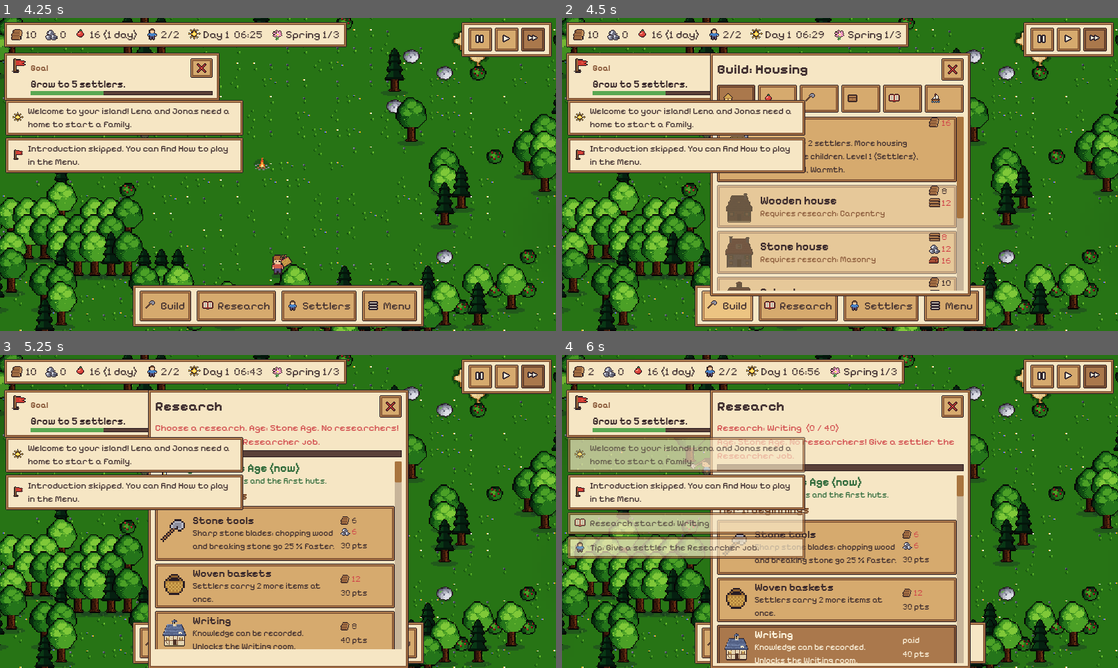
Above: before the commit, frames 1-4 (two rows, left to right).
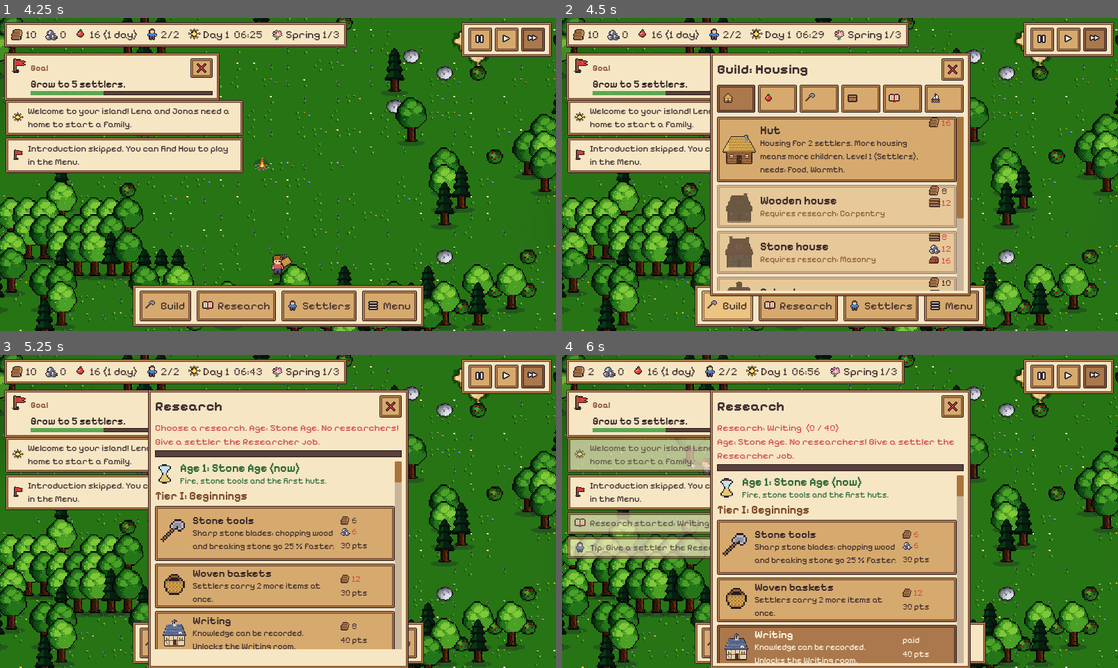
Above: after the commit, the same moments.

Repository: roderichpralle-a11y/New_World
Game: Godot game, scene res://scenes/main.tscn
The game is run twice, just before and just after one commit, with the same random seed, the same clock (stepped at 60 frames per second) and the same inputs.
Inputs (mouse positions are in pixels of both pictures, inside the frame that each line leads up to):
- Up to frame 1 (4.25 s): click "Start game" at 0.5 s; click "Skip" at 1.25 s; click (478, 39) at 2.02 s; click (505, 39) at 2.77 s; click (533, 39) at 3.52 s
- Up to frame 2 (4.5 s): click "Build" at 4.25 s
- Up to frame 3 (5.25 s): click "Research" at 5 s
- Up to frame 4 (6 s): click "Settlers" at 5.75 s

Frame 1 is identical in both runs. In frame 2, 3.5% of the frame differs, in the area x 26-44%, y 26-50%; in frame 3, 2.0%; in frame 4, 3.9%, in the area x 26-44%, y 26-66%.

Commit message:
Wire the challenge features together and add an integration self-test
- Quests size the winter-wood quest and the winter quest weight from the
  winter forecast the settlers already know (Seasons.winter_forecast), so
  the reward no longer leaks a winter that has not been announced yet.
- New --integtest=1 (scripts/autoload/integration_test.gd) checks the
  cross-feature hooks: forecast-based winter quests, exam house names from
  the house levels, quest points in the score, pirates gated by the passed
  exams, the merchant avoiding islands with pirates, and the skilled-worker
  pool together with writing goods in the research loop.
- The --research bot hands the researcher job to a free adult when the
  researcher dies, so long bot runs keep researching.
- HUD: notification toasts now sit below open popup panels instead of
  covering their titles and buttons; Help and Messages share a menu row so
  the menu fits a 960x540 window; the green child-bonus line in the house
  info hides while the house does not count as its full level.
- DESIGN.md: overview of the new systems in the intro and in "Regeln ab
  Version 2" (table and cross-feature hooks), new files in the folder table,
  stale "not yet merged" notes removed.

Co-Authored-By: Claude Opus 5.5 (1M context) <noreply@anthropic.com>
Claude-Session: https://claude.ai/code/session_01KDShS7M9ekFLtvu5ctsTBe

Diff:
--- /dev/null
+++ b/scripts/autoload/integration_test.gd
@@ -0,0 +1,183 @@
+class_name IntegrationTest
+extends RefCounted
+## Selbsttest --integtest=1: prüft, ob die Teile der Erweiterung "Mehr Herausforderung" zusammenspielen
+## (Klima und Aufträge, Prüfungen und Hausstufen, Piraten und Zeitalter, Händler und Ereignisse,
+## Fachkräfte-Pool und Schreibwaren beim Forschen, Wertung und Aufträge).
+## Dürre und Klima prüft --eventtest=duerre. Ausgaben nur mit print, je Prüfung "Zusammenspiel OK" oder "Zusammenspiel FEHLER".
+
+static var fails := 0
+
+
+## Der Name endet auf "print(": tools/i18n.py wrap lässt die Aufrufe (Testausgaben) in Ruhe.
+static func _okprint(c: bool, what: String) -> void:
+	if not c:
+		fails += 1
+	print("Zusammenspiel ", "OK " if c else "FEHLER ", what)
+
+
+static func _wait(main, secs: float) -> void:
+	await main.get_tree().create_timer(secs, true, false, true).timeout
+
+
+## Wartet, bis cond() gilt oder max_days Spieltage vergangen sind.
+static func _until(main, cond: Callable, max_days: float) -> bool:
+	var t0 := Game.time_days
+	while not cond.call():
+		if Game.time_days > t0 + max_days or Game.is_over:
+			return false
+		await main.get_tree().process_frame
+	return true
+
+
+static func run(main) -> void:
+	fails = 0
+	var w = main.world
+	await _wait(main, 0.5)
+	Game.goals["tut"] = Data.goals.get("tutorial", []).size()
+	Data.balance["base_storage"] = 4000
+	while w.settlers.size() < 10:
+		if w.spawn_newcomer("f" if w.settlers.size() % 2 else "m") == null:
+			break
+	for id in ["holz", "bretter", "stein", "ziegel", "lehm", "eisen", "werkzeug", "kohle"]:
+		w.stock[id] = maxi(Game.amount(id, w), 150)
+	for id in ["beeren", "fisch", "brot"]:
+		w.stock[id] = maxi(Game.amount(id, w), 80)
+	Game.stock_changed.emit()
+	_climate_quests()  # jetzt (Frühling: Winter noch unbekannt)
+	_exam_houses()
+	_score_quests()
+	_pirates_age(main, w)
+	_merchant_events(main, w)
+	await _pool_writing(main, w)
+	Seasons.jump_to_season(Seasons.AUTUMN)  # ab Herbst ist der Winter genau bekannt
+	_climate_quests()
+	print("Zusammenspiel Ergebnis: %d Fehler" % fails)
+
+
+## H -> D: die Winterholz-Menge der Aufträge folgt der Wintervorhersage, nicht dem geheimen Wintertyp.
+static func _climate_quests() -> void:
+	var key := str(Seasons.year())
+	var keep = Seasons.climate.get(key)
+	var p := 10
+	var res := {}
+	for t in ["mild", "normal", "hart", "bitter"]:
+		Seasons.climate[key] = {"w": t, "s": "normal"}
+		res[t] = [Seasons.winter_forecast(), Quests.winter_type(), Quests.winter_wood(p, Quests.winter_mult())]
+	if keep == null:
+		Seasons.climate.erase(key)
+	else:
+		Seasons.climate[key] = keep
+	var known := Seasons.winter_known()
+	var ok := true
+	for t in res:
+		var f: String = res[t][0]
+		var want := "normal" if f == "" else ("hart" if f == "streng" else f)
+		ok = ok and res[t][1] == want
+	if known == "exact":
+		ok = ok and int(res.bitter[2]) > int(res.normal[2]) and int(res.mild[2]) < int(res.normal[2])
+	print("Zusammenspiel: Jahreszeit %s, Winter bekannt '%s', Aufträge sehen %s" % [Seasons.season_name(), known, res])
+	_okprint(ok, "Winterholz-Auftrag nutzt Seasons.winter_forecast (Klima)")
+
+
+## B -> J: Prüfungen 4 und 5 verlangen Mietshaus und Wohnblock; Namen und Ausbaukette aus B.
+static func _exam_houses() -> void:
+	var labels := []
+	var ok := true
+	for i in [4, 5]:
+		for c in Exams.exam_def(i).get("checks", []):
+			if str(c.get("type", "")) == "houses":
+				var l := GoalChecks.label(c)
+				labels.append(l)
+				ok = ok and Data.buildings.has(str(c.what)) and l.find(str(Data.buildings[c.what].name)) >= 0
+	ok = ok and GoalChecks.house_counts("wohnblock", "mietshaus") and GoalChecks.house_counts("mietshaus", "steinhaus") \
+		and not GoalChecks.house_counts("steinhaus", "mietshaus") and labels.size() == 2
+	print("Zusammenspiel: Prüfungs-Häuser %s, Wohnblock zählt als Mietshaus %s" % [labels, GoalChecks.house_counts("wohnblock", "mietshaus")])
+	_okprint(ok, "Prüfungen nennen Mietshaus und Wohnblock (Hausstufen)")
+
+
+## D -> J: erledigte Aufträge geben je 40 Punkte in der Wertung.
+static func _score_quests() -> void:
+	var keep := int(Game.stats.get("quests", 0))
+	var s0 := Exams.score()
+	Game.stats["quests"] = keep + 2
+	var s1 := Exams.score()
+	var row := ""
+	for r in Exams.score_parts():
+		if int(r[1]) == keep + 2 and int(r[2]) == (keep + 2) * 40:
+			row = str(r[0])
+	Game.stats["quests"] = keep
+	print("Zusammenspiel: Wertung %d -> %d mit 2 Aufträgen, Zeile '%s'" % [s0, s1, row])
+	_okprint(s1 - s0 == 80 and row != "", "Wertung zählt Aufträge (40 Punkte je Auftrag)")
+
+
+## J -> C: Piraten erst ab dem Mittelalter (Game.current_age = bestandene Prüfungen).
+static func _pirates_age(main, w) -> void:
+	main._place_on(w, "werft")
+	var keep := Exams.passed
+	Exams.passed = 1
+	var at1 := Events.eligible(w, "piraten")
+	Exams.passed = 2
+	var at2 := Events.eligible(w, "piraten")
+	Exams.passed = keep
+	print("Zusammenspiel: Piraten möglich bei Zeitalter 1: %s, 2: %s (Hafenstufe %d, Siedler %d)" % [at1, at2, Sea.harbor_level(w), w.settlers.size()])
+	_okprint(not at1 and at2, "Piraten folgen Game.current_age (Prüfungen)")
+
+
+## C -> G: der Händler meidet Inseln mit angekündigten Piraten (Events.busy).
+static func _merchant_events(_main, w) -> void:
+	var before := Merchant.eligible(w)
+	var keep := Exams.passed
+	Exams.passed = maxi(keep, 2)
+	var ev := Events.force(w, "piraten", 5.0)
+	var during := Merchant.eligible(w)
+	var busy := Events.busy(w)
+	var key := str(w.island_id)
+	Events._end(w, Events.islands[key], ev, "")
+	var after := Merchant.eligible(w)
+	Exams.passed = keep
+	print("Zusammenspiel: Händler-Insel möglich vorher %s, während Piraten %s (busy %s), danach %s" % [before, during, busy, after])
+	_okprint(before and busy and not during and after, "Händler meidet Inseln mit Piraten (Events.busy)")
+
+
+## B + E: Bibliothek (Fachkräfte Stufe 2) bleibt ohne zufriedenes Holzhaus leer; Forschung verbraucht
+## Tontafeln aus dem Lager der Insel, egal an welchem Platz.
+static func _pool_writing(main, w) -> void:
+	for t in Data.techs:
+		if int(Data.techs[t].tier) <= 4 and not Data.techs[t].get("soon", false) and not t in Game.research.done and t != "deichbau":
+			Game.research.done.append(t)
+	Game._recompute_effects()
+	Game.research_changed.emit()
+	for id in ["ziegel", "stein"]:
+		w.stock[id] = maxi(Game.amount(id, w), 200)
+	var err := Game.start_research("deichbau")
+	var rates := Writing.goods_for("deichbau")
+	main._place_on(w, "bibliothek")
+	var lib = null
+	for b in w.buildings:
+		if b.type == "bibliothek":
+			lib = b
+	var n := 0
+	for s in w.settlers:
+		if s.is_adult() and n < 3:
+			s.set_job("forscher")
+			n += 1
+	w.stock["tontafel"] = 0
+	var p0 := float(Game.research.progress.get("deichbau", 0.0))
+	var stalled := await _until(main, func(): return Writing.slow_cycles > 0, 1.0)
+	var lib_empty: bool = lib != null and lib.occupants.is_empty()
+	var cap: Array = HouseNeeds.pool(w, 2)
+	print("Zusammenspiel: Forschung %s (Fehler '%s'), Schreibwaren %s, Bibliothek leer %s, Fachkräfte Stufe 2 %s, gebremst %s" % [Game.research.current, err, rates, lib_empty, cap, stalled])
+	_okprint(err == "" and rates.has("tontafel") and lib_empty and int(cap[1]) == 0 and stalled, "ohne Holzhaus keine Fachkraft für die Bibliothek, ohne Tontafeln gebremst")
+	# Holzhaus mit erfüllten Bedürfnissen (Bretter, drei Nahrungsarten): jetzt darf die Bibliothek arbeiten
+	main._place_on(w, "holzhaus")
+	main._place_on(w, "holzhaus")
+	w.assign_homes()
+	w.stock["tontafel"] = 60
+	Game.stock_changed.emit()
+	var used0 := int(Game.stats.get("writing_used", 0))
+	var staffed := await _until(main, func(): return lib != null and not lib.occupants.is_empty(), 2.0)
+	await _until(main, func(): return int(Game.stats.get("writing_used", 0)) > used0 + 3, 1.5)
+	cap = HouseNeeds.pool(w, 2)
+	var used := int(Game.stats.get("writing_used", 0)) - used0
+	print("Zusammenspiel: Bibliothek besetzt %s (%d Forscher), Fachkräfte Stufe 2 %s, Tontafeln verbraucht %d, Lager %d, Fortschritt %.0f -> %.0f" % [staffed, lib.occupants.size() if lib else 0, cap, used, Game.amount("tontafel", w), p0, float(Game.research.progress.get("deichbau", 0.0))])
+	_okprint(staffed and int(cap[1]) > 0 and used > 0 and Game.amount("tontafel", w) < 60, "mit Holzhaus forscht die Bibliothek und verbraucht Tontafeln")
--- a/scripts/autoload/quests.gd
+++ b/scripts/autoload/quests.gd
@@ -498,16 +498,14 @@
 	return n
 
 
-## Art des kommenden Winters (Teil H: Seasons.winter_type), sonst "normal".
+## Art des kommenden Winters, so wie die Siedler sie kennen (Seasons.winter_forecast: im Frühling
+## noch unbekannt = "normal", im Sommer grob, ab Herbst genau; "streng" zählt wie "hart"). So verrät
+## die Menge Winterholz nichts, was die Vorhersage noch nicht gesagt hat.
 func winter_type() -> String:
-	if not Seasons.has_method("winter_type"):
+	var f := Seasons.winter_forecast()
+	if f == "":
 		return "normal"
-	for m in Seasons.get_method_list():
-		if str(m.name) == "winter_type":
-			if Array(m.args).size() > Array(m.default_args).size():
-				return str(Seasons.call("winter_type", Seasons.year()))
-			return str(Seasons.call("winter_type"))
-	return "normal"
+	return "hart" if f == "streng" else f
 
 
 func winter_mult() -> float:
@@ -1098,8 +1096,8 @@
 	print("Auftragstest: %d Vorlagen %s" % [templates().size(), templates().keys()])
 	print("   Lage: Zeitalter %d, Siedler %d, Forschung %.0f/Tag, Jahreszeit %s" % [Game.current_age(), Game.population(), research_rate(), Seasons.season_name()])
 	var wm: Dictionary = cfg().get("winter_mult", {})
-	print("   Winter: Art %s (Seasons.winter_type da: %s), Faktor %.2f, Winterholz bei 10 Siedlern %s" % [winter_type(),
-		Seasons.has_method("winter_type"), winter_mult(), wm.keys().map(func(k): return "%s %d" % [k, winter_wood(10, float(wm[k]))])])
+	print("   Winter: Art %s (Vorhersage '%s', tatsächlich %s), Faktor %.2f, Winterholz bei 10 Siedlern %s" % [winter_type(),
+		Seasons.winter_forecast(), Seasons.winter_type(), winter_mult(), wm.keys().map(func(k): return "%s %d" % [k, winter_wood(10, float(wm[k]))])])
 	# 1) Generator: 40 Runden, Regeln pruefen
 	var keep_seq := seq
 	var tpl_n := {}
--- a/scripts/main.gd
+++ b/scripts/main.gd
@@ -214,6 +214,8 @@
 	for sys in Game.systems:
 		if is_instance_valid(sys) and sys.has_method("autotest_setup"):
 			await sys.autotest_setup(args, self)
+	if args.has("integtest"):
+		await IntegrationTest.run(self)  # Zusammenspiel der Erweiterungen (scripts/autoload/integration_test.gd)
 	var elapsed := 0.0
 	var next_report := 0.0
 	while elapsed < secs:
@@ -231,6 +233,12 @@
 			_autotest_sea_tick(elapsed)
 		if args.has("tuttest"):
 			_autotest_tutorial()
+		if args.has("research") and not world.settlers.any(func(s): return s.job == "forscher"):
+			for s in world.settlers:  # der Forscher ist gestorben: ein freier Erwachsener übernimmt
+				if s.is_adult() and s.job == "frei":
+					s.set_job("forscher")
+					print("Forschungs-Bot: neuer Forscher ", s.display_name)
+					break
 		if args.has("research") and not Game.has_research_goal():
 			for t in Data.sorted_tech_ids():
 				if Game.tech_state(t) == "available" and Game.start_research(t) == "":
--- a/scripts/ui/hud.gd
+++ b/scripts/ui/hud.gd
@@ -111,6 +111,7 @@
 	_toasts.mouse_filter = Control.MOUSE_FILTER_IGNORE
 	_toasts.add_theme_constant_override("separation", 3)
 	root.add_child(_toasts)
+	root.move_child(_toasts, goal_card.get_index() + 1)  # Meldungen unter offenen Fenstern, nicht über Knöpfen und Titeln
 	get_viewport().size_changed.connect(_refresh_top)
 	Game.stock_changed.connect(_refresh_top)
 	Game.stock_changed.connect(_refresh_stock)
@@ -1289,12 +1290,17 @@
 			toast(tr("Lade die neueste Version ..."), "haus")
 			Game.load_newest_version())
 		v.add_child(_update_btn)
+	var hrow := HBoxContainer.new()  # Anleitung und Meldungen nebeneinander, damit das Menü auf 540 Pixel Höhe passt
+	hrow.add_theme_constant_override("separation", 6)
+	v.add_child(hrow)
 	var help := UiTheme.button(tr("Spielanleitung"), "sonne", 44)
+	help.size_flags_horizontal = Control.SIZE_EXPAND_FILL
 	help.pressed.connect(func(): _toggle(_help_panel))
-	v.add_child(help)
+	hrow.add_child(help)
 	var nt := UiTheme.button(tr("Meldungen"), "glocke", 44)
+	nt.size_flags_horizontal = Control.SIZE_EXPAND_FILL
 	nt.pressed.connect(func(): _toggle(_notify_panel))
-	v.add_child(nt)
+	hrow.add_child(nt)
 	var ng := UiTheme.button(tr("Neues Spiel"), "abriss", 44)
 	var armed := [false]
 	ng.pressed.connect(func():
@@ -2147,7 +2153,13 @@
 			_info_box.add_child(UiTheme.label(tr("Bewohner: %d / %d") % [names.size(), b.housing()], 14))
 			var bb := float(b.def.get("birth_bonus", 1.0))
 			if bb > 1.0:
-				_info_box.add_child(UiTheme.label(tr("Kinder: %d %% öfter als in der Hütte") % roundi((bb - 1.0) * 100.0), 13, UiTheme.GOOD))
+				var kl := UiTheme.label(tr("Kinder: %d %% öfter als in der Hütte") % roundi((bb - 1.0) * 100.0), 13, UiTheme.GOOD)
+				_info_box.add_child(kl)
+				var kupd := func():  # Bedürfnisstufen: der Bonus gilt nur, wenn das Haus voll zählt
+					if is_instance_valid(kl) and is_instance_valid(b):
+						kl.visible = HouseNeeds.full_level(b)
+				kupd.call()
+				_updaters.append(kupd)
 			if not names.is_empty():
 				var l := UiTheme.label(", ".join(names), 13)
 				l.autowrap_mode = TextServer.AUTOWRAP_WORD_SMART
Not shown, added: scripts/autoload/integration_test.gd.uid
Not shown, changed: DESIGN.md
